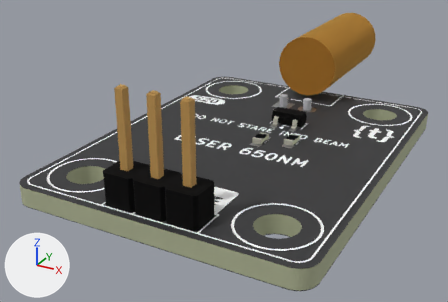
The glTF model assets/img/kit/s20.glb, before and after one commit.
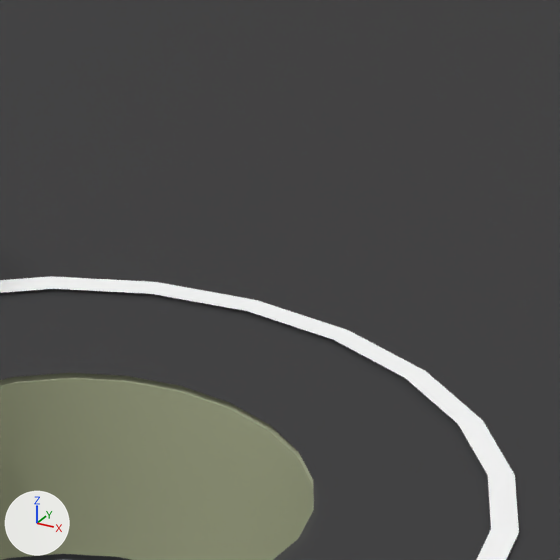
The first picture shows the older version from a camera (50 mm lens) standing at (0.134, -0.1608, 0.0225) and looking at (0.1086, -0.1145, -0.0007). The close-ups show the older and then the newer version on the part from 60% to 73% of the width and 57% to 78% of the height of that picture. Only the edits that show in the close-ups are written down. Lighting does not change. The marker at lower left points along +X, +Y and +Z. Where no turn or scale is listed for an object, it has been applied to the vertices. Vertices at exactly the same position are counted once.

Before the edit, the objects in view are built like this:
```python
me_laser_pcb = bpy.data.meshes.new('laser_PCB')
me_laser_pcb.from_pydata(...)  # 494 vertices, 1020 faces; spans x 0.1..0.124, y -0.132..-0.1, z 0.0..0.0015
me_laser_pcb.materials.append(mat_mat_16)  # greyish green #afb494
me_laser_silkscreen = bpy.data.meshes.new('laser_silkscreen')
me_laser_silkscreen.from_pydata(...)  # 2856 vertices, 2824 faces; spans x 0.1005..0.1235, y -0.1315..-0.1, z 0.0016
me_laser_silkscreen.materials.append(mat_mat_12)  # white #fbfbfb
me_laser_soldermask = bpy.data.meshes.new('laser_soldermask')
me_laser_soldermask.from_pydata(...)  # 408 vertices, 438 faces; spans x 0.1..0.124, y -0.132..-0.1, z 0.0016
me_laser_soldermask.materials.append(mat_mat_14)  # dark grey #343437
ob_0_1_1_11 = bpy.data.objects.new('=>[0:1:1:11]', me_laser_pcb)
ob_0_1_1_11.location = (0.0, 0.0, 0.0)
ob_0_1_1_7 = bpy.data.objects.new('=>[0:1:1:7]', me_laser_silkscreen)
ob_0_1_1_7.location = (0.0, 0.0, 0.0)
ob_0_1_1_9 = bpy.data.objects.new('=>[0:1:1:9]', me_laser_soldermask)
ob_0_1_1_9.location = (0.0, 0.0, 0.0)
```
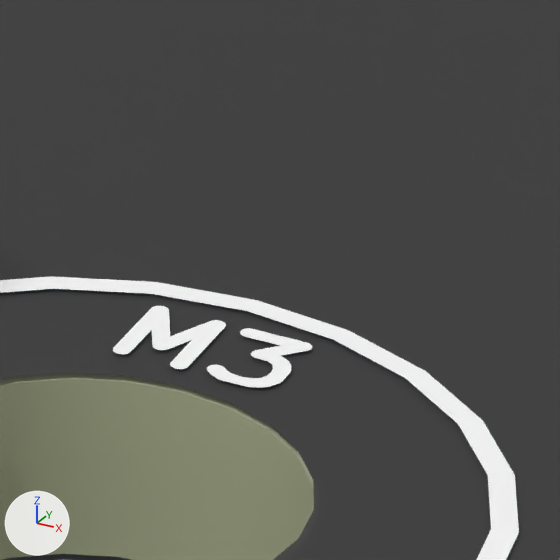
Location of each change, (x1, y1, x2, y2) in pixels of the close-ups (560 x 560 px):
part 1 of me_laser_silkscreen, added
    after: (207, 328, 312, 388)
part 2 of me_laser_silkscreen, added
    after: (113, 306, 226, 369)

The edits, one by one:
me_laser_silkscreen is used by ob_0_1_1_7; location (0.0, 0.0, 0.0).
me_laser_silkscreen had 2856 vertices, 2824 faces and spanned x 0.1005..0.1235, y -0.1315..-0.1, z 0.0016.
me_laser_silkscreen now has 3416 vertices, 3368 faces and spans x 0.1005..0.1235, y -0.1315..-0.1, z 0.0016.
me_laser_silkscreen part 1: a new loose piece of 75 vertices spanning x 0.1201..0.1207, y -0.1262..-0.1254, z 0.0016, in mat_mat_12 (white #fbfbfb).
me_laser_silkscreen part 2: a new loose piece of 65 vertices spanning x 0.1193..0.12, y -0.1262..-0.1254, z 0.0016, in mat_mat_12 (white #fbfbfb).
Other edits to the shape of me_laser_silkscreen do not show in these pictures.
